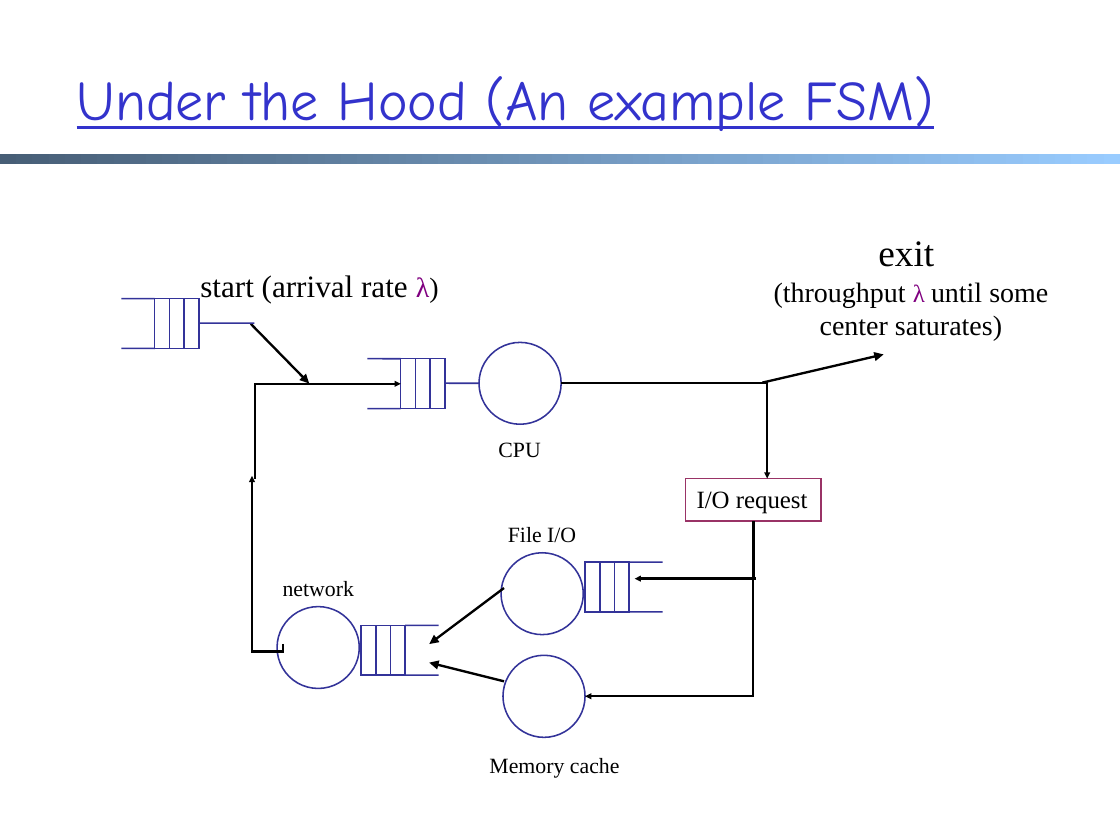
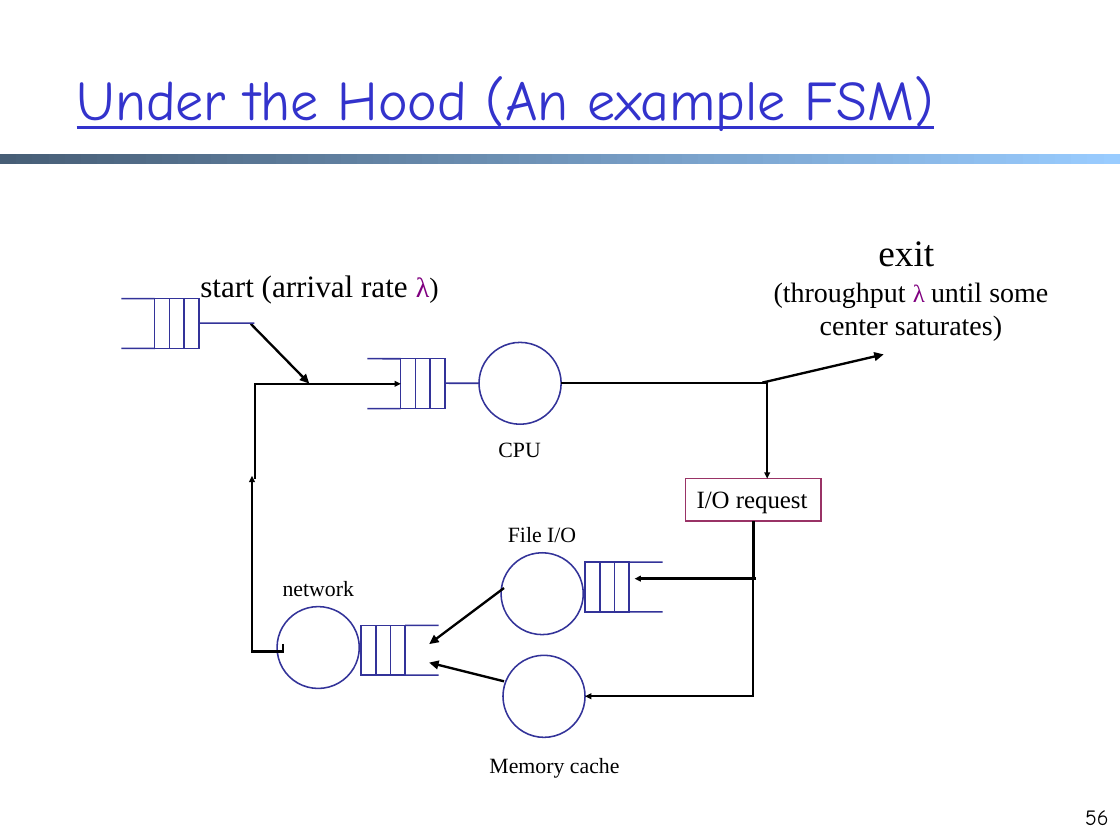
Before and after one commit to xiangq27/xiangq27.github.io, a slide deck: slide 56 of courses/cnns-xmuf21/files/lectures/application-op-analysis-load-balance.pptx (slide 18 before the commit). Drawn at 1120x840 pixels with LibreOffice and Linux fonts; fonts in the diff are those of the drawing. Boxes give left, top, right and bottom in pixels: in the first picture for what was removed or moved away, otherwise in the second. Text is boxed around its words. In the diff, an @@ line names an element or a change of style, - is before the commit and + after.

```diff
--- a/courses/cnns-xmuf21/files/lectures/application-op-analysis-load-balance.pptx
+++ b/courses/cnns-xmuf21/files/lectures/application-op-analysis-load-balance.pptx
@@ page number added at [1085,810,1109,825], 14 pt, text #000000 @@
+56
```
Also in this commit, not shown: 43 other slides changed, 42 slides added, 1 slide removed, 23 other files.
